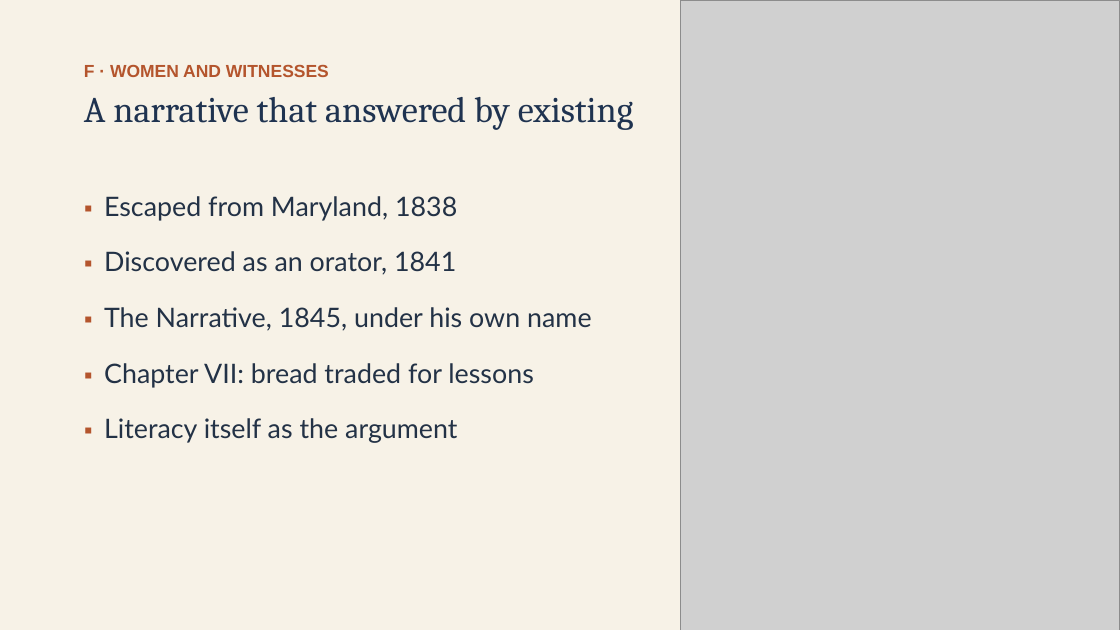
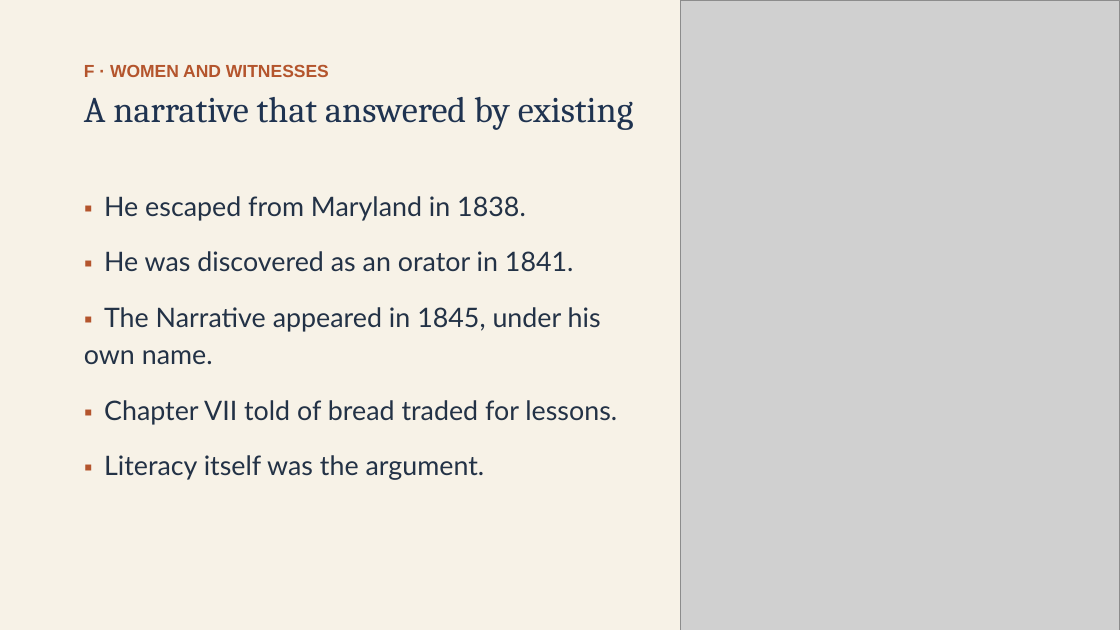
Before and after one commit to ab17gthb/humanities-curriculum-group, a slide deck: slide 19 of jackson-reform/lesson-07/lesson-07-slides.pptx. Drawn at 1120x630 pixels with LibreOffice and Linux fonts; fonts in the diff are those of the drawing; grey boxes stand for pictures. Boxes give left, top, right and bottom in pixels: in the first picture for what was removed or moved away, otherwise in the second. Text is boxed around its words. In the diff, an @@ line names an element or a change of style, - is before the commit and + after.

```diff
--- a/jackson-reform/lesson-07/lesson-07-slides.pptx
+++ b/jackson-reform/lesson-07/lesson-07-slides.pptx
@@ text at box(84, 196, 617, 480): text changed @@
-▪ Escaped from Maryland, 1838
-▪ Discovered as an orator, 1841
-▪ The Narrative, 1845, under his own name
-▪ Chapter VII: bread traded for lessons
-▪ Literacy itself as the argument
+▪ He escaped from Maryland in 1838.
+▪ He was discovered as an orator in 1841.
+▪ The Narrative appeared in 1845, under his own name.
+▪ Chapter VII told of bread traded for lessons.
+▪ Literacy itself was the argument.
```
Also in this commit, not shown: 7 other slides changed, 6 other files.
